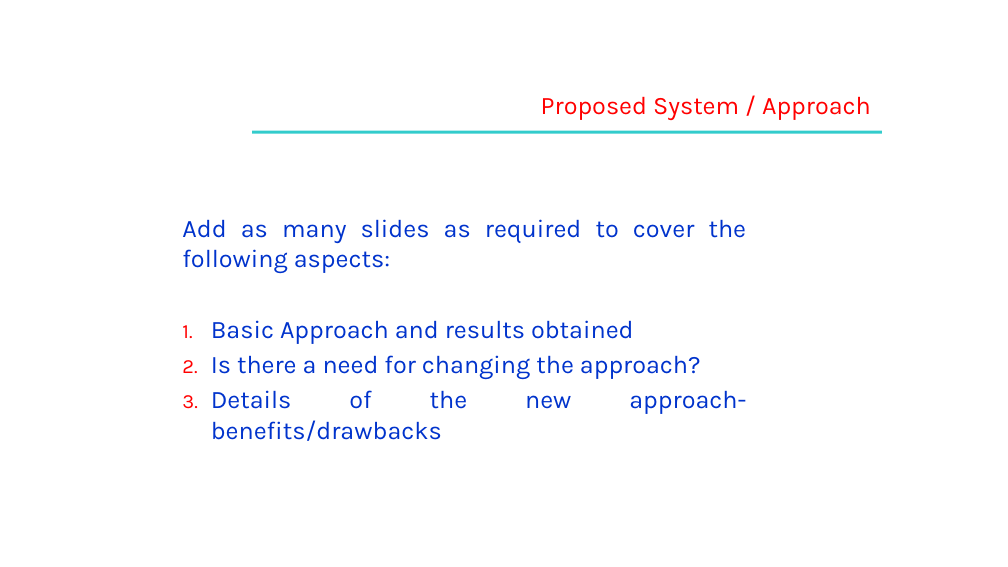
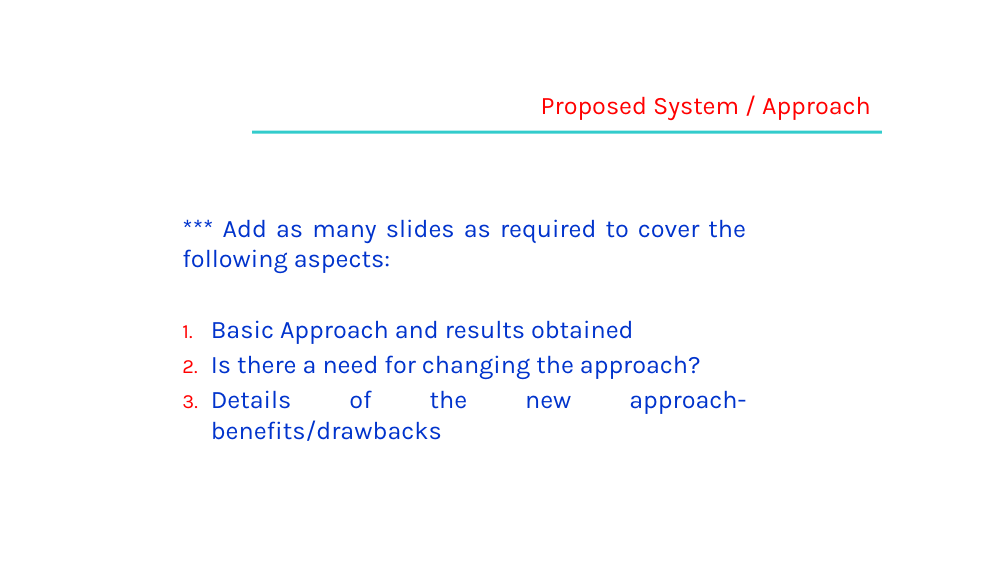
Before and after one commit to SoumyaMishra03/Capstone_Project_team_49, a slide deck: slide 22 of Capstone Project Phase – 2,review 1.pptx (slide 20 before the commit). Drawn at 1008x567 pixels with LibreOffice and Linux fonts; fonts in the diff are those of the drawing; background and template pictures are left out. Boxes give left, top, right and bottom in pixels: in the first picture for what was removed or moved away, otherwise in the second. Text is boxed around its words. In the diff, an @@ line names an element or a change of style, - is before the commit and + after.

```diff
--- a/Capstone Project Phase – 2,review 1.pptx
+++ b/Capstone Project Phase – 2,review 1.pptx
@@ text at (182,219,746,274): text changed @@
-Add as many slides as required to cover the following aspects:
+*** Add as many slides as required to cover the following aspects:
```
Also in this commit, not shown: 27 other slides changed, 11 slides added, 1 slide removed.
